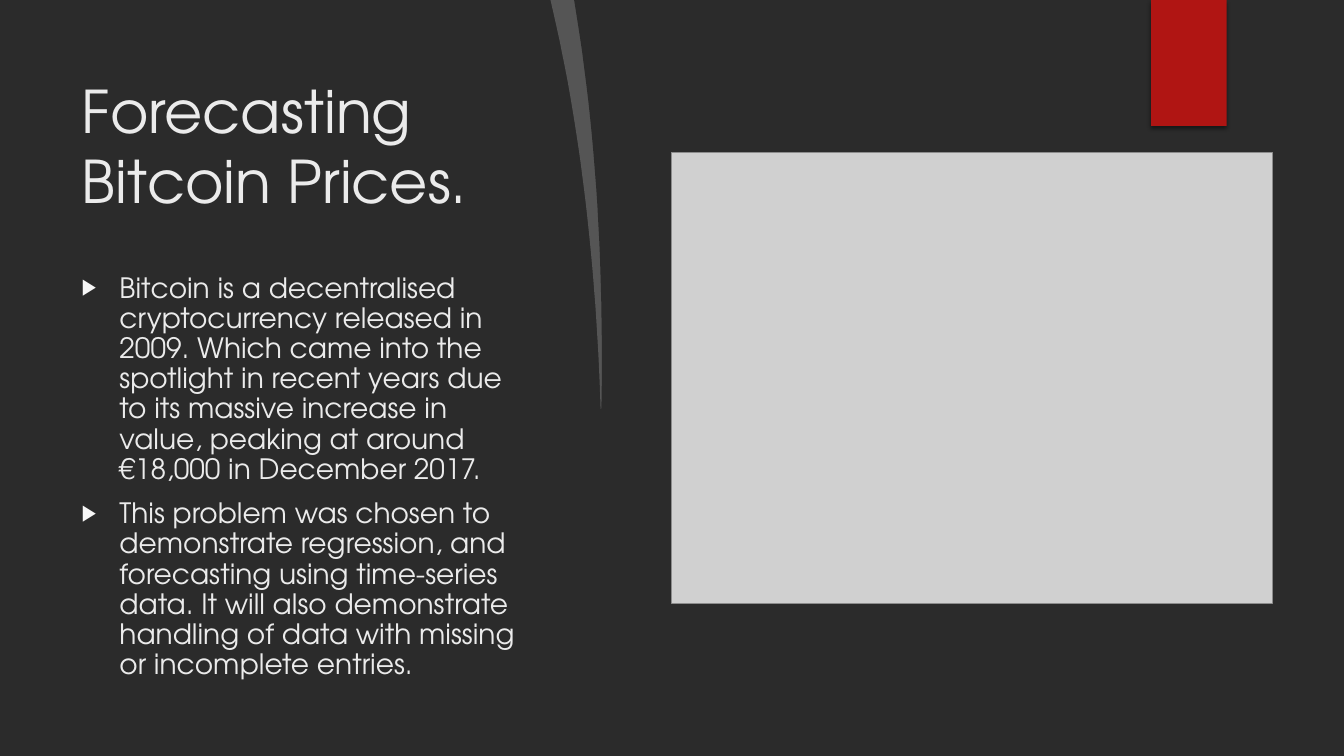
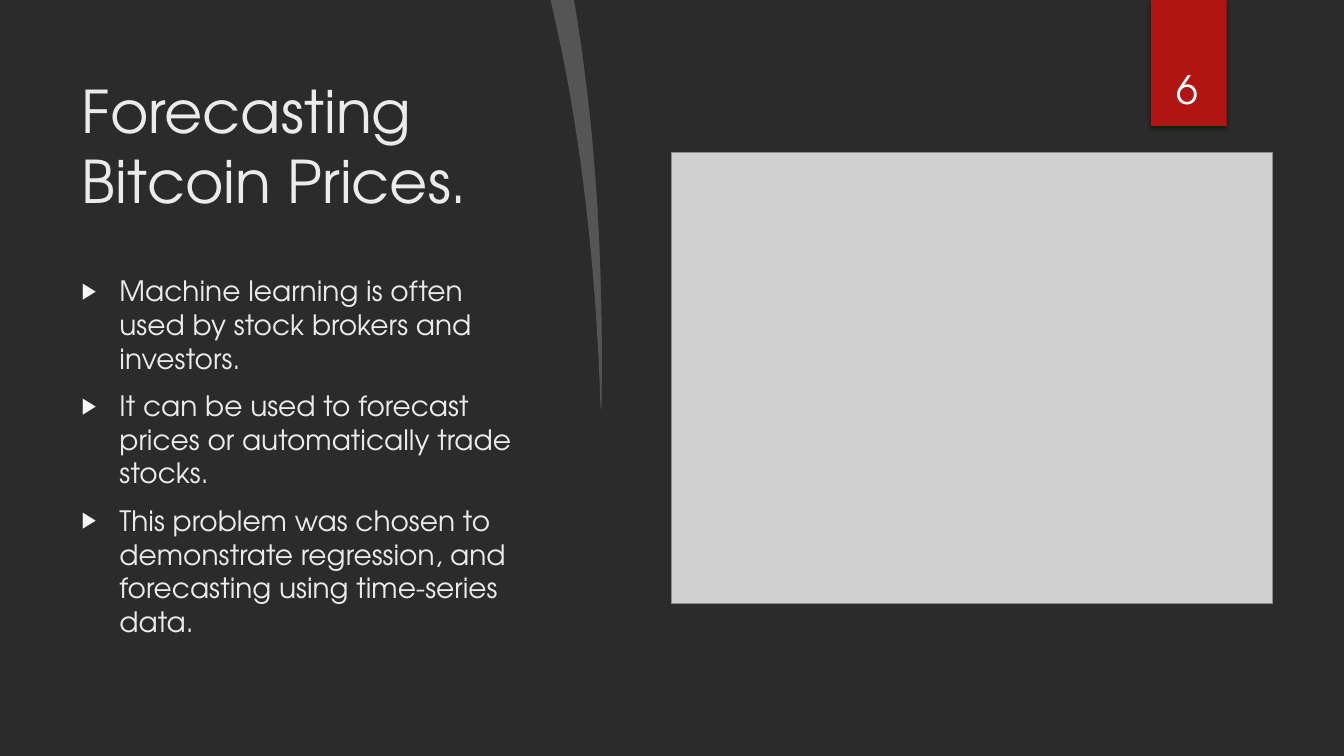
Before and after one commit to BladesOfBaconIV/finalYearProject, a slide deck: slide 6 of documents/interim-presentation/Machine Learning Using Python Frameworks.pptx. Drawn at 1344x756 pixels with LibreOffice and Linux fonts; fonts in the diff are those of the drawing; grey boxes stand for pictures; background and template pictures are left out; a plain dark background stands for a picture behind light text. Boxes give left, top, right and bottom in pixels: in the first picture for what was removed or moved away, otherwise in the second. Text is boxed around its words. In the diff, an @@ line names an element or a change of style, - is before the commit and + after.

```diff
--- a/documents/interim-presentation/Machine Learning Using Python Frameworks.pptx
+++ b/documents/interim-presentation/Machine Learning Using Python Frameworks.pptx
@@ page number added at (1177,75,1199,105), 28 pt, text #FFFFFF @@
+6
@@ text at (119,280,511,633): text changed @@
-▶ Bitcoin is a decentralised cryptocurrency released in 2009. Which came into the spotlight in recent years due to its massive increase in value, peaking at around €18,000 in December 2017.
-▶ This problem was chosen to demonstrate regression, and forecasting using time-series data. It will also demonstrate handling of data with missing or incomplete entries.
+▶ Machine learning is often used by stock brokers and investors.
+▶ It can be used to forecast prices or automatically trade stocks.
+▶ This problem was chosen to demonstrate regression, and forecasting using time-series data.
```
Also in this commit, not shown: 7 other slides changed, 2 slides added, 1 other file.
